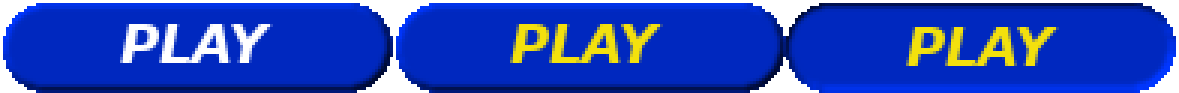
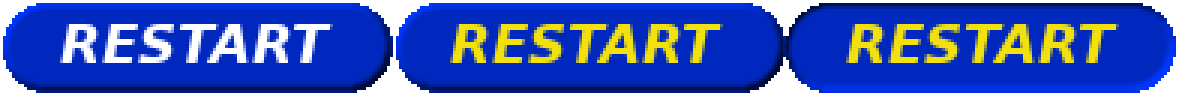
Layer changes from the first 1179×93 image to the second:
renamed "PLAY #2" to "RESTART #2", painted on it over (x1=846, y1=24, x2=1119, y2=66)
renamed "PLAY #1" to "RESTART #1", painted on it over (x1=450, y1=24, x2=723, y2=63)
renamed "PLAY" to "RESTART", painted on it over (x1=60, y1=24, x2=333, y2=63)
